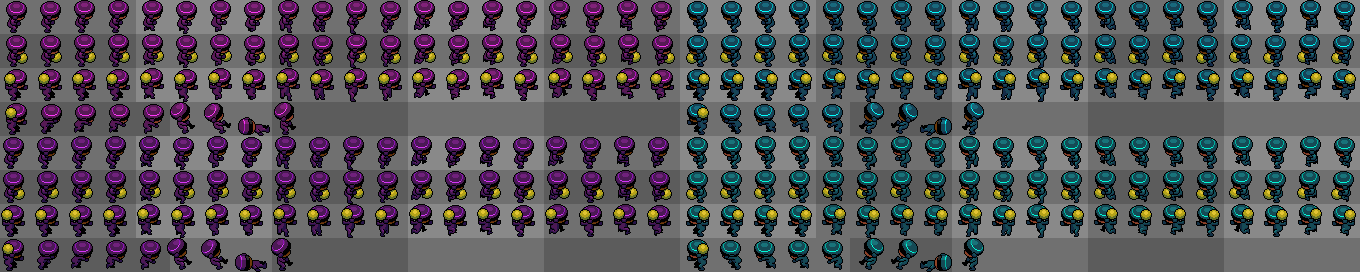
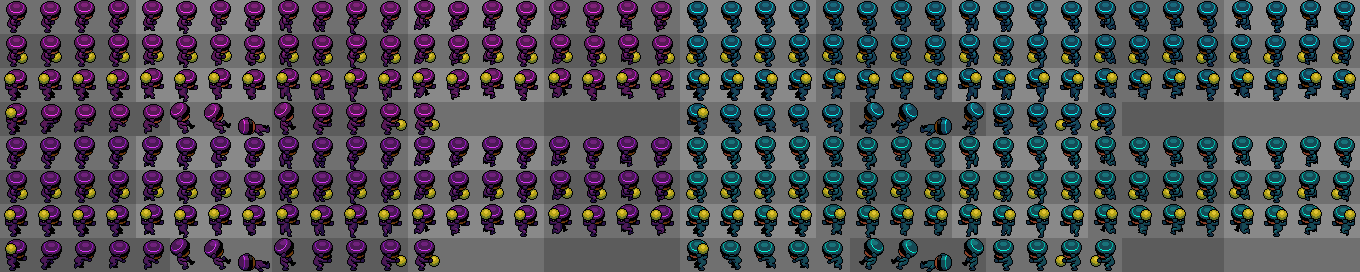
The second w=1360, h=272 image is a revision of the first. Changes to its layers:
renamed "Layer 13" to "mint player", painted on it over [952, 238, 1122, 272]
renamed "Layer 14" to "purple player", painted on it over [1, 136, 675, 272]
added layer "magenta player" above "cyan player" over [312, 103, 440, 135]
renamed "Layer 12" to "cyan player", painted on it over [312, 102, 1122, 136]
painted on "Layer 3" over [952, 102, 1122, 272]
